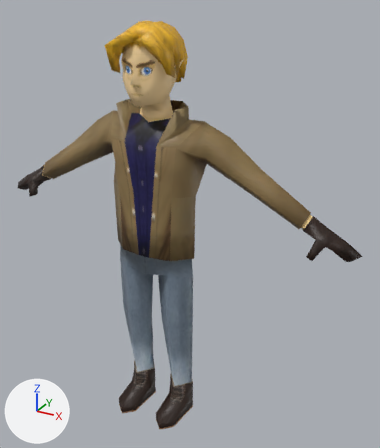
The Blender file res/models/gy/gy.blend as it was, and as the next commit left it.
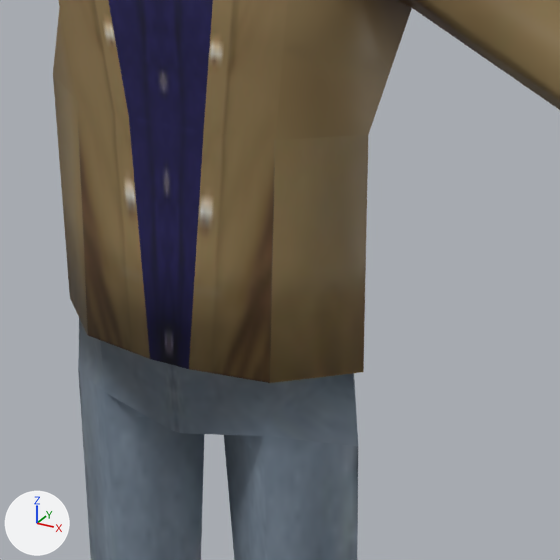
Each version appears first whole from a 50 mm lens placed at (3.59, -5.51, 5.91), pointed at (0.4, 0.29, 3.01), and next in a close-up on the part from 26% to 65% of the width and 36% to 69% of the height. The axes (+X, +Y, +Z) are drawn at lower left. The lights are the same throughout.
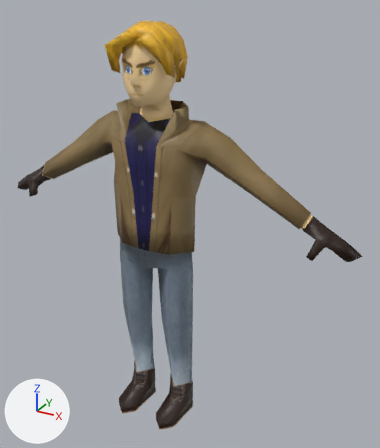
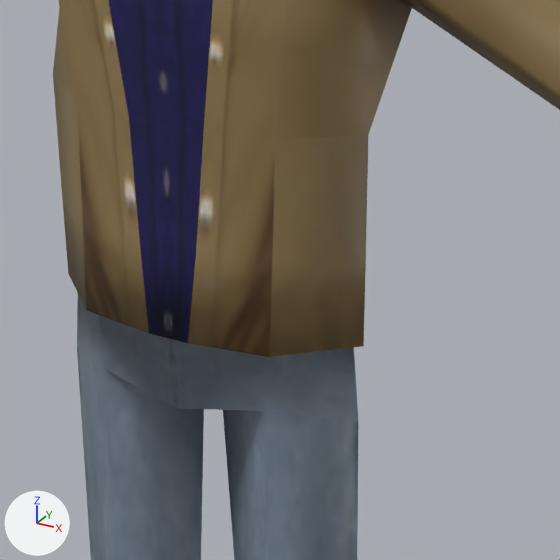
Patch to the scene script:
```diff
--- a/res/models/gy/gy.blend.py
+++ b/res/models/gy/gy.blend.py
@@ me_plane @@
 me_plane.from_pydata(...)  # 270 vertices, 303 faces; spans x -2.72..0.0, y -0.54..0.48, z 0.0..5.61
 # used by ob_plane; location = (0.0, 0.0, 0.0)
+# me_plane part 1: all 25 vertices in x -0.62..0.0, y -0.27..0.48, z 2.31..2.67 are moved by (0.0, 0.0, 0.1)
 me_plane.materials.append(mat_character)
```

Where the change shows, as pixel boxes (x1, y1, x2, y2) in the close-ups (560 x 560 px; the box of a moved part takes in the faces that stretch with it):
part 1 of me_plane, moved or reshaped
    both: (62, 190, 366, 560)
